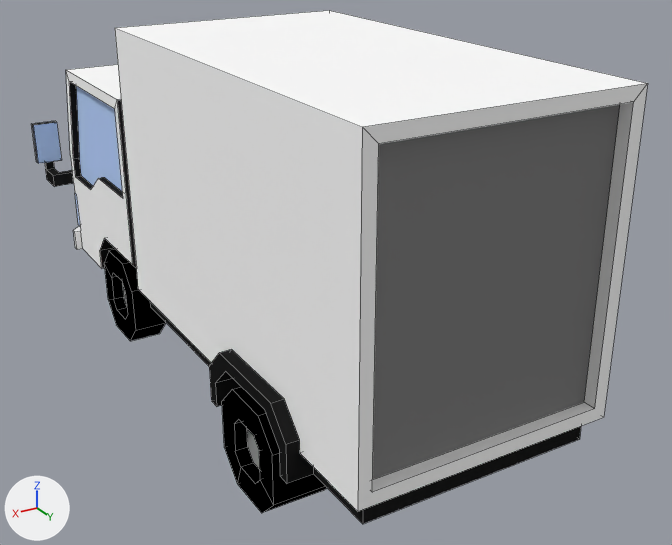
The Blender file Models/PROPS/VEHICLES/VEHICLE3.blend as it was, and as the next commit left it.
Camera for both pictures: a 50 mm camera at (17.1, 38.4, 20.7) aimed at (-1.6, 7.2, 5.1). Lighting does not change. The marker at lower left points along +X, +Y and +Z. Mesh edges are drawn as thin lines.

The scene before the commit, as lines of its bpy script (objects in view):
```python
me_cube_004 = bpy.data.meshes.new('Cube.004')
me_cube_004.from_pydata(...)  # 388 vertices, 237 faces; spans x -6.4..6.4, y -9.5..19.5, z 0.0..15.0
# faces by material slot: [33, 10, 76, 100, 17, 1]
me_cube_004.materials.append(mat_white_paint)  # white #ffffff
me_cube_004.materials.append(mat_silver)  # grey #9e9e9e
me_cube_004.materials.append(mat_black)  # black #000000
me_cube_004.materials.append(mat_dark_grey)  # black #1f1f1f
me_cube_004.materials.append(mat_window)  # blue #bbd5ff
me_cube_004.materials.append(mat_grey)  # grey #7f7f7f
ob_cube_003 = bpy.data.objects.new('Cube.003', me_cube_004)
ob_cube_003.location = (0.0, 0.0, 0.0)
```
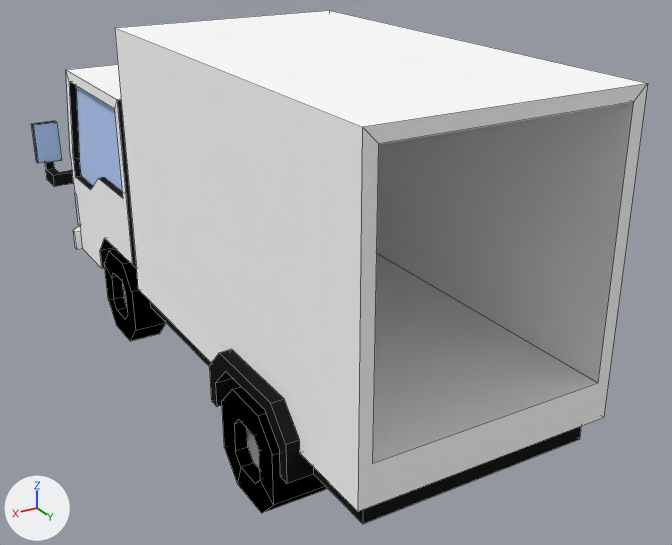
Diff of the bpy script that builds the scene:
```diff
--- a/Models/PROPS/VEHICLES/VEHICLE3.blend.py
+++ b/Models/PROPS/VEHICLES/VEHICLE3.blend.py
@@ me_cube_004 @@
 me_cube_004.from_pydata(...)  # 388 vertices, 237 faces; spans x -6.4..6.4, y -9.5..19.5, z 0.0..15.0
 # used by ob_cube_003; location = (0.0, 0.0, 0.0)
-me_cube_004.vertices[115].co = (4.5, 19.0, 4.0)
-me_cube_004.vertices[213].co = (-4.5, 19.5, 4.0)  # pixel (594, 408)
-me_cube_004.vertices[230].co = (4.5, 19.5, 4.0)  # pixel (372, 492)
-me_cube_004.vertices[288].co = (-4.5, 19.0, 4.0)  # pixel (584, 402)
-me_cube_004.vertices[375].co = (-4.5, 19.0, 14.5)
-me_cube_004.vertices[379].co = (4.5, 19.0, 14.5)
+# me_cube_004 part 1
+me_cube_004.vertices[115].co = (4.5, 2.0, 5.0)
+me_cube_004.vertices[213].co = (-4.5, 19.5, 5.0)  # pixel (598, 383)
+me_cube_004.vertices[230].co = (4.5, 19.5, 5.0)  # pixel (372, 463)
+me_cube_004.vertices[288].co = (-4.5, 2.0, 5.0)
+me_cube_004.vertices[375].co = (-4.5, 2.0, 14.5)
+me_cube_004.vertices[379].co = (4.5, 2.0, 14.5)
 me_cube_004.materials.append(mat_white_paint)
```

Pixel boxes (x1, y1, x2, y2) of what changed, in the pictures (672 x 545 px; the box of a moved part takes in the faces that stretch with it):
part 1 of me_cube_004, moved or reshaped
    both: (358, 84, 648, 511)
